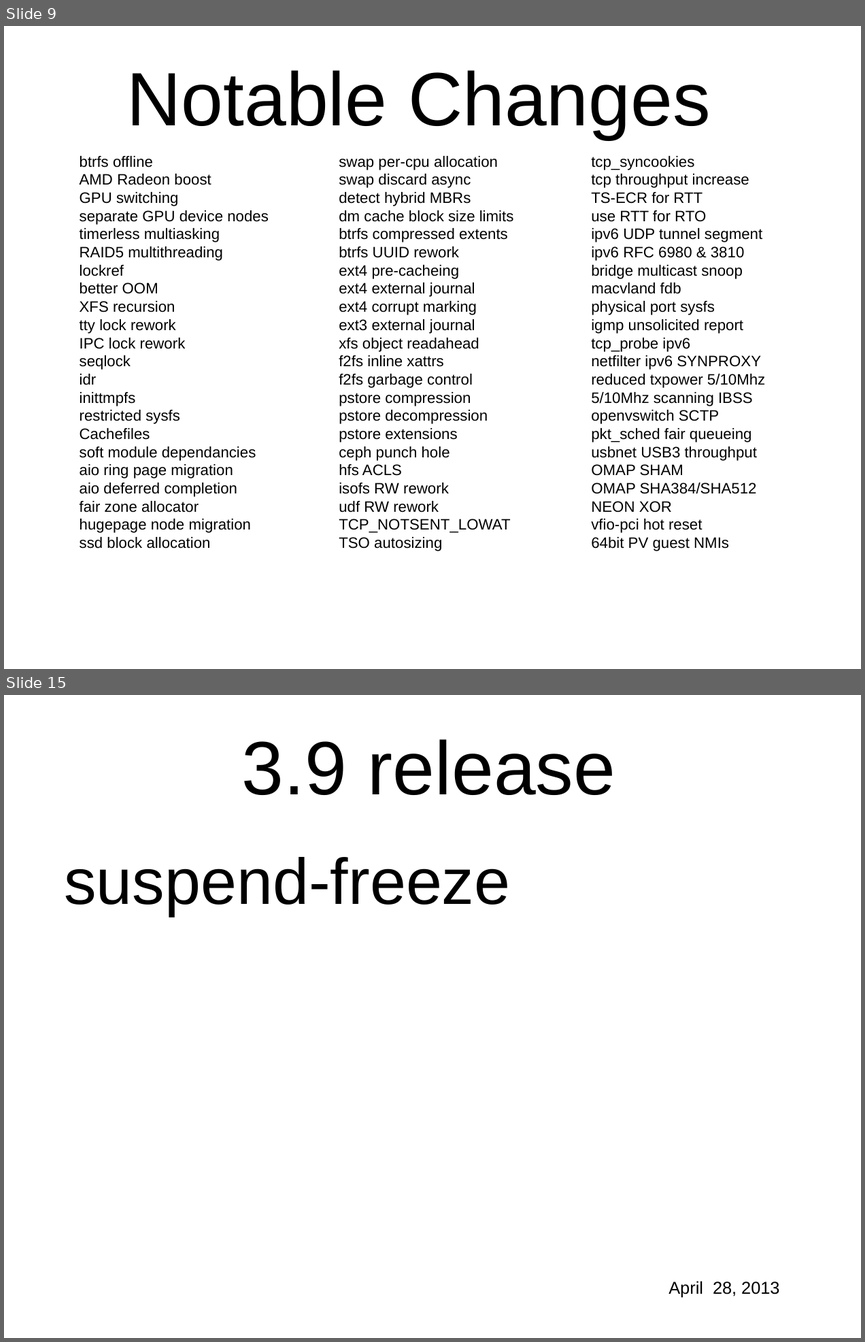
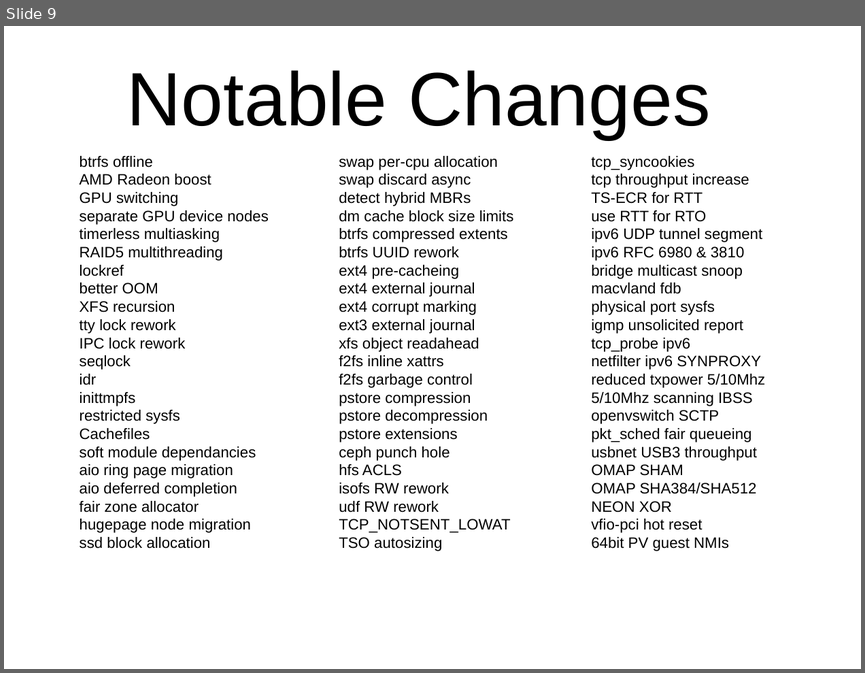
Before and after one commit to gregkh/kernel-development, a slide deck: lf_kernel-development.odp. Shown one above the other, each under a label of ours: slides 9 and 15 before the commit, slide 9 after it; the slides between them are not shown. The pictures are 865x1342 and 865x673 pixels, drawn with LibreOffice and Linux fonts; fonts in the diff are those of the drawing; background and template pictures are left out. Boxes give left, top, right and bottom in pixels: in the first picture for what was removed or moved away, otherwise in the second. Text is boxed around its words. In the diff, an @@ line names an element or a change of style, - is before the commit and + after.

```diff
--- a/lf_kernel-development.odp
+++ b/lf_kernel-development.odp
@@ slide 15 removed at box(4, 695, 861, 1338), background picture (left out) @@
@@ text removed at box(242, 739, 615, 795) @@
-3.9 release
@@ text removed at box(64, 857, 510, 916) @@
-suspend-freeze
@@ text removed at box(668, 1280, 779, 1297) @@
-April 28, 2013
```
Also in this commit, not shown: 29 slides added, 25 other slides removed.
